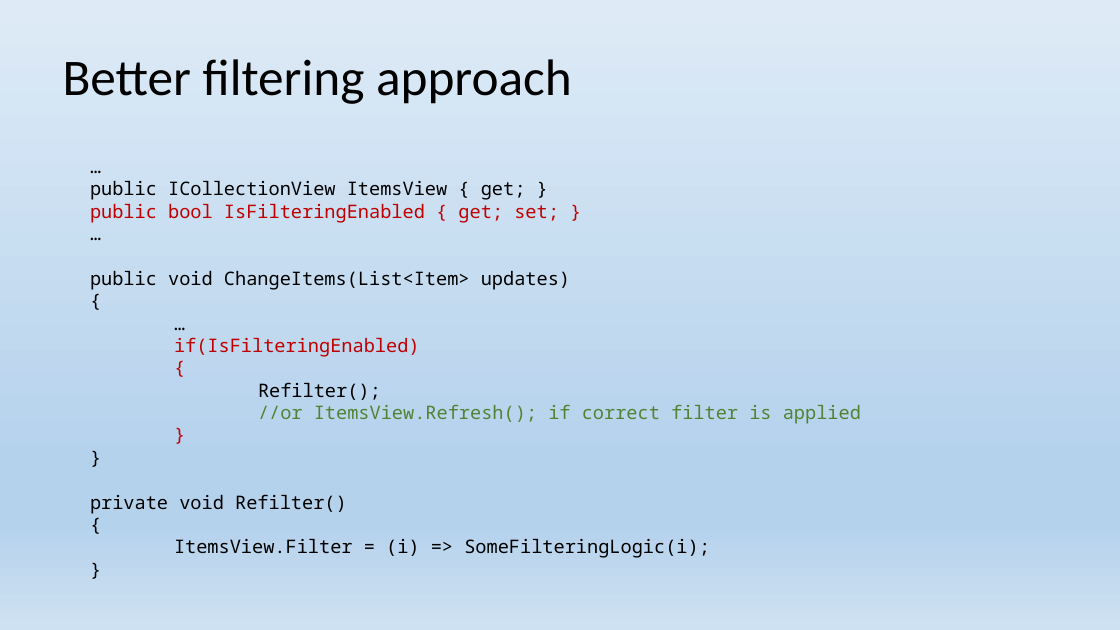
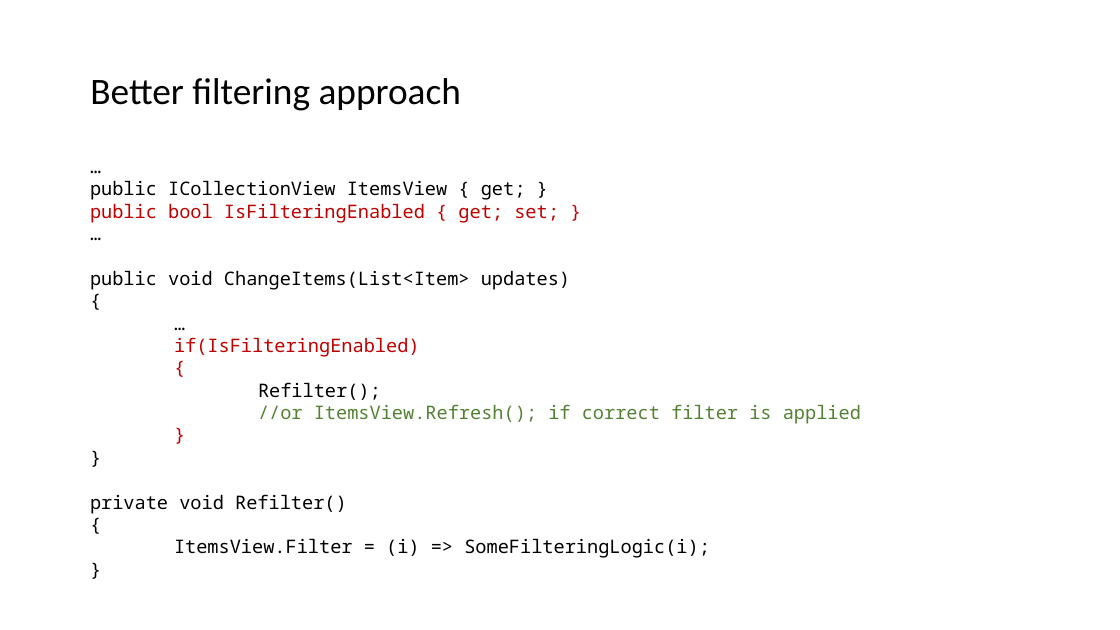
Before and after one commit to EPilyaev/WPFOptimizations, a slide deck: slide 18 of WPF Optimizations.pptx (slide 17 before the commit). Drawn at 1120x630 pixels with LibreOffice and Linux fonts; fonts in the diff are those of the drawing; background and template pictures are left out. Boxes give left, top, right and bottom in pixels: in the first picture for what was removed or moved away, otherwise in the second. Text is boxed around its words. In the diff, an @@ line names an element or a change of style, - is before the commit and + after.

Commit message:
Change presentation style to DA

```diff
--- a/WPF Optimizations.pptx
+++ b/WPF Optimizations.pptx
@@ background gradient #DEEBF7 to #B5D2EC to #CEE1F2 to #FFFFFF @@
@@ title "Better filtering approach": place and size @@
-title "Better filtering approach" at <box>63,59,572,104</box>
+title "Better filtering approach" at <box>90,78,461,111</box>
@@ title "Better filtering approach" at <box>90,78,461,111</box>: size 44 to 32 pt; line spacing 0.9 to 0.96; vertical alignment middle to top @@
```
Also in this commit, not shown: 27 other slides changed, 1 slide added.
